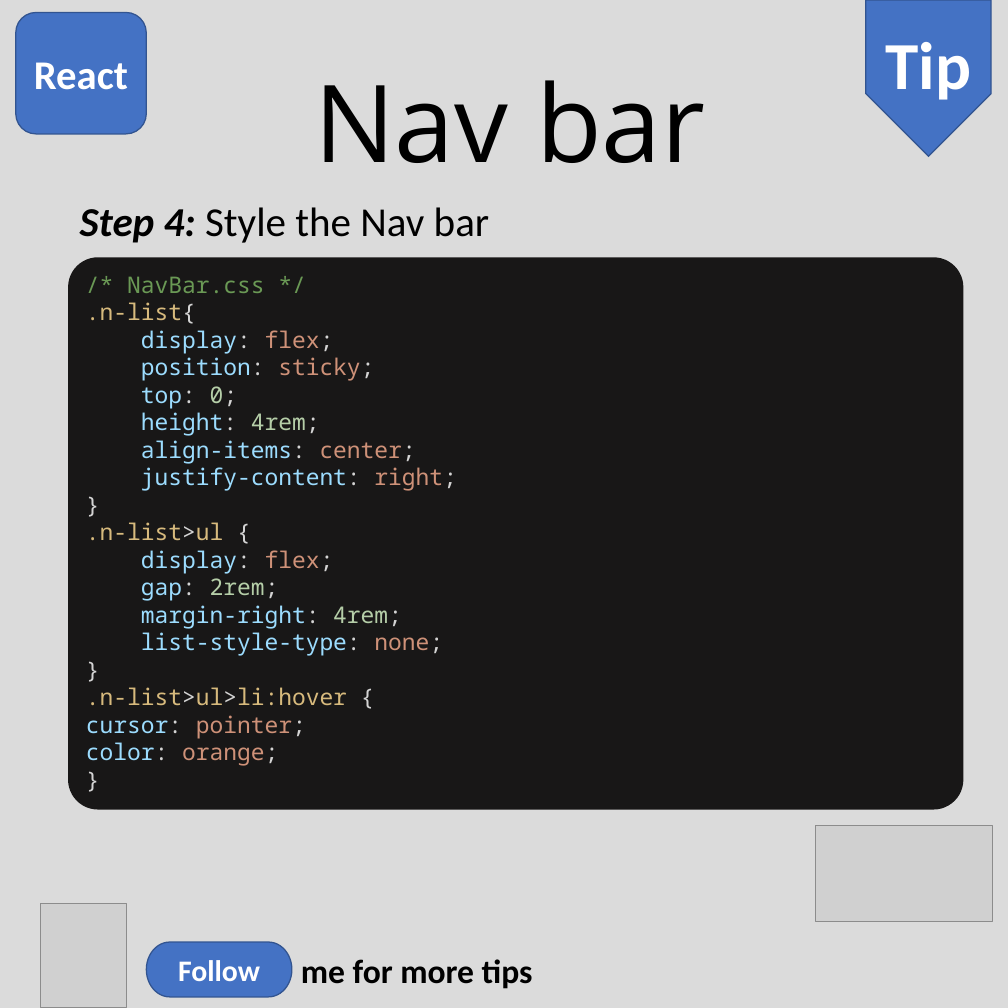
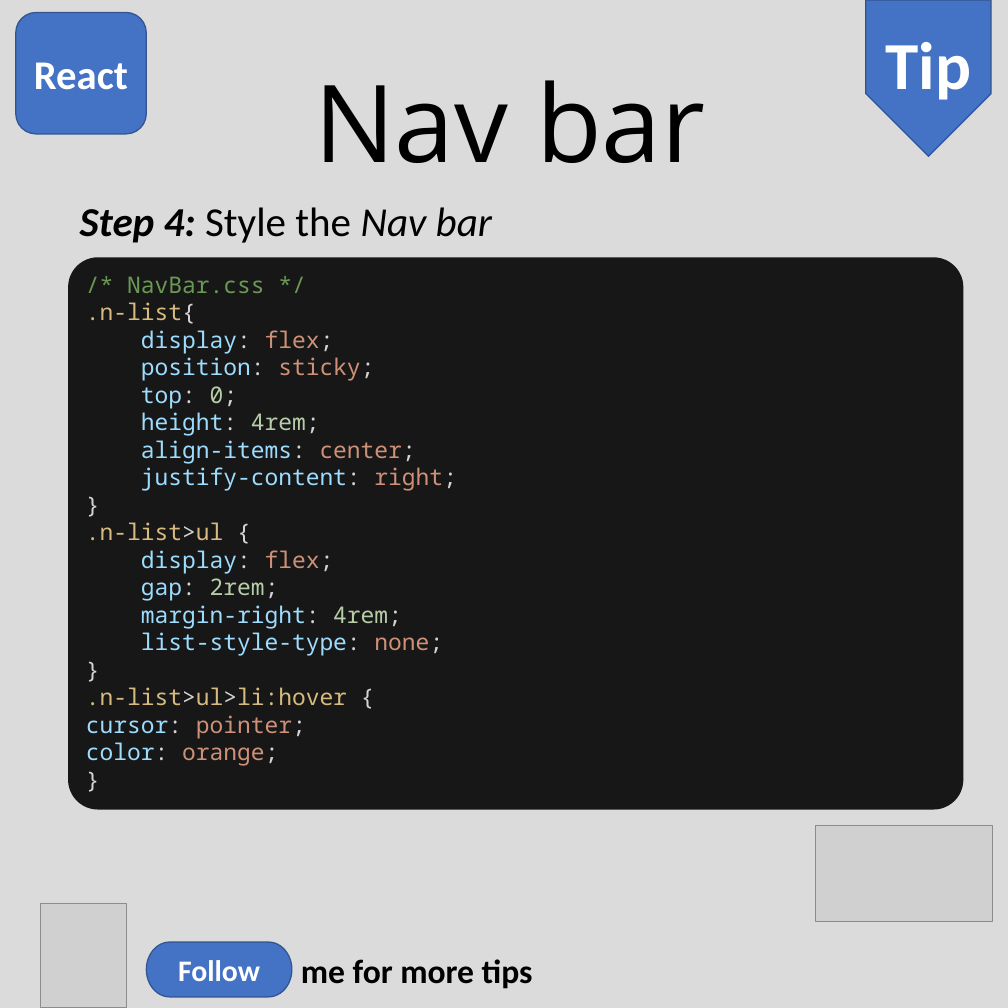
Before and after one commit to asadhasnain/tips, a slide deck: slide 4 of React/nav-bar/Nav-bar.pptx. Drawn at 1008x1008 pixels with LibreOffice and Linux fonts; fonts in the diff are those of the drawing; grey boxes stand for pictures. Boxes give left, top, right and bottom in pixels: in the first picture for what was removed or moved away, otherwise in the second. Text is boxed around its words. In the diff, an @@ line names an element or a change of style, - is before the commit and + after.

```diff
--- a/React/nav-bar/Nav-bar.pptx
+++ b/React/nav-bar/Nav-bar.pptx
@@ text "Step 4: Style the Nav ..." at bbox=[80, 207, 492, 243]: italic on in "Nav bar" @@
```
Also in this commit, not shown: 7 other slides changed, 2 other files.
